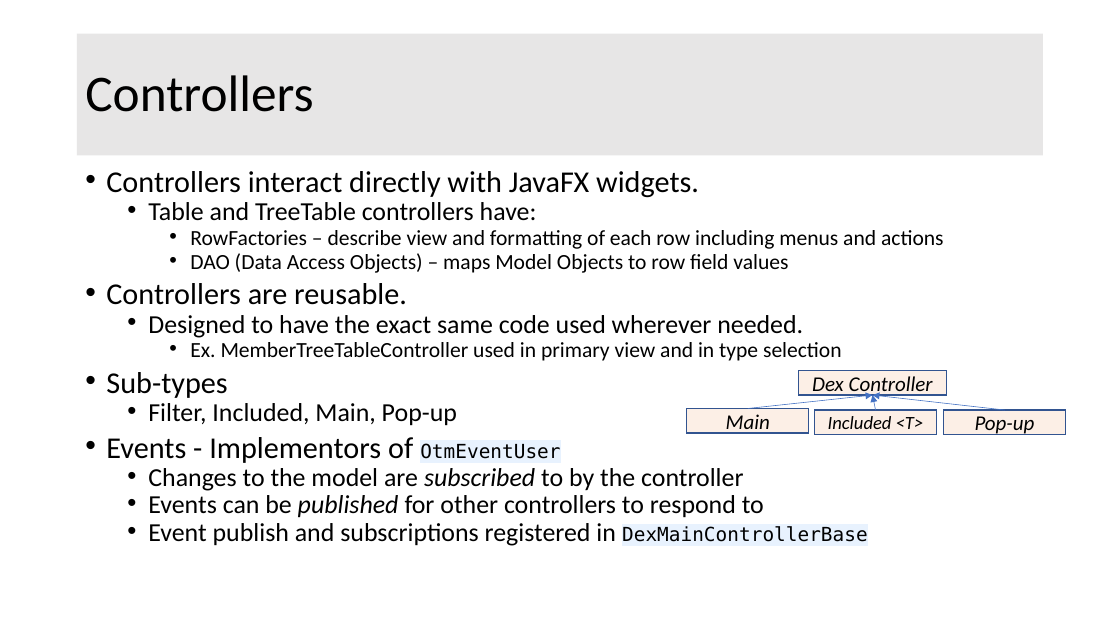
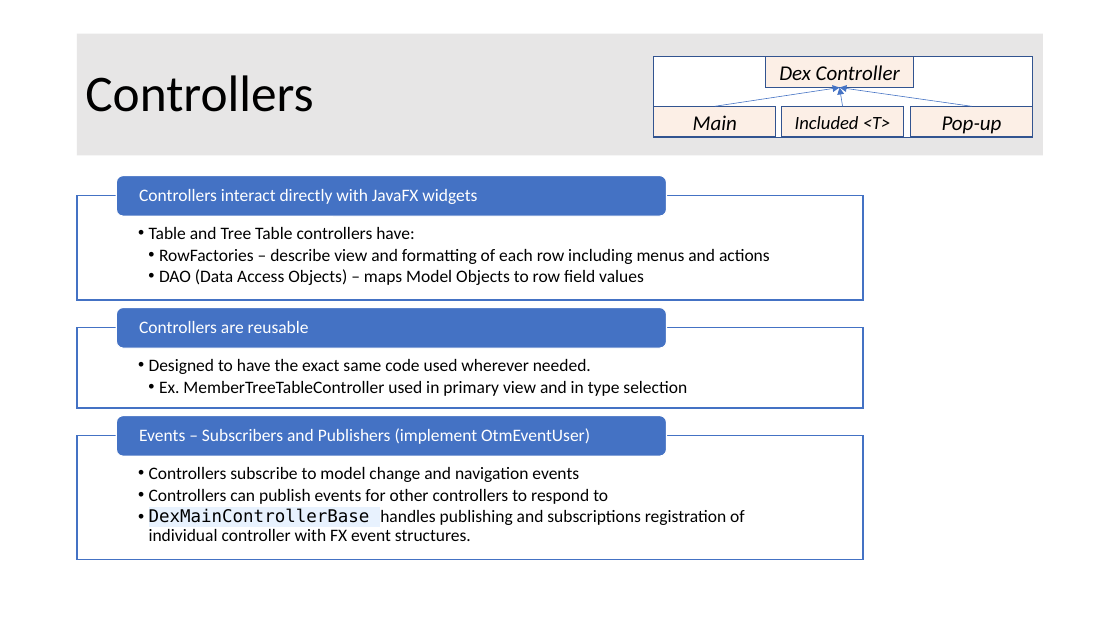
Before and after one commit to OpenTravel/OTM-DE-Utilities, a slide deck: slide 10 of otm-dex/OTM-DEX Architecture.pptx. Drawn at 1120x630 pixels with LibreOffice and Linux fonts; fonts in the diff are those of the drawing. Boxes give left, top, right and bottom in pixels: in the first picture for what was removed or moved away, otherwise in the second. Text is boxed around its words. In the diff, an @@ line names an element or a change of style, - is before the commit and + after.

```diff
--- a/otm-dex/OTM-DEX Architecture.pptx
+++ b/otm-dex/OTM-DEX Architecture.pptx
@@ rectangle added at (654,56,1033,137), fill #FFFFFF, outline #325491 1 pt @@
@@ rectangle "Dex Controller": place and size @@
-rectangle "Dex Controller" at (799,371,947,395)
+rectangle "Dex Controller" at (766,56,914,87)
@@ arrow moved from (748, 408) - (873, 395) to (715, 107) - (840, 87) @@
@@ arrow moved from (1005, 410) - (873, 395) to (972, 107) - (840, 87) @@
@@ arrow moved from (875, 410) - (873, 395) to (843, 107) - (840, 87) @@
@@ rectangle "Main": place and size @@
-rectangle "Main" at (687,408,810,433)
+rectangle "Main" at (654,107,776,138)
@@ rectangle "Included <T>": place and size @@
-rectangle "Included <T>" at (815,410,938,434)
+rectangle "Included <T>" at (781,107,904,138)
@@ rectangle "Pop-up": place and size @@
-rectangle "Pop-up" at (944,410,1066,434)
+rectangle "Pop-up" at (911,107,1033,138)
@@ text removed at (106,171,944,546) @@
-• Controllers interact directly with JavaFX widgets.
-  • Table and TreeTable controllers have:
-    • RowFactories – describe view and formatting of each row including menus and actions
-    • DAO (Data Access Objects) – maps Model Objects to row field values
-• Controllers are reusable.
-  • Designed to have the exact same code used wherever needed.
-    • Ex. MemberTreeTableController used in primary view and in type selection
-• Sub-types
-  • Filter, Included, Main, Pop-up
-• Events - Implementors of OtmEventUser
-  • Changes to the model are subscribed to by the controller
-  • Events can be published for other controllers to respond to
-  • Event publish and subscriptions registered in DexMainControllerBase
@@ group added at (77,176,864,560): 6 texts, 3 rectangles, 3 rounded rectangles @@
+  • Table and Tree Table controllers have:
+    • RowFactories – describe view and formatting of each row including menus and actions
+    • DAO (Data Access Objects) – maps Model Objects to row field values
+Controllers interact directly with JavaFX widgets
+  • Designed to have the exact same code used wherever needed.
+    • Ex. MemberTreeTableController used in primary view and in type selection
+Controllers are reusable
+  • Controllers subscribe to model change and navigation events
+  • Controllers can publish events for other controllers to respond to
+  • DexMainControllerBase handles publishing and subscriptions registration of individual controller with FX event structures.
+Events – Subscribers and Publishers (implement OtmEventUser)
```
Also in this commit, not shown: 32 other slides changed, 7 slides added, 8 slides removed, 5 other files.
